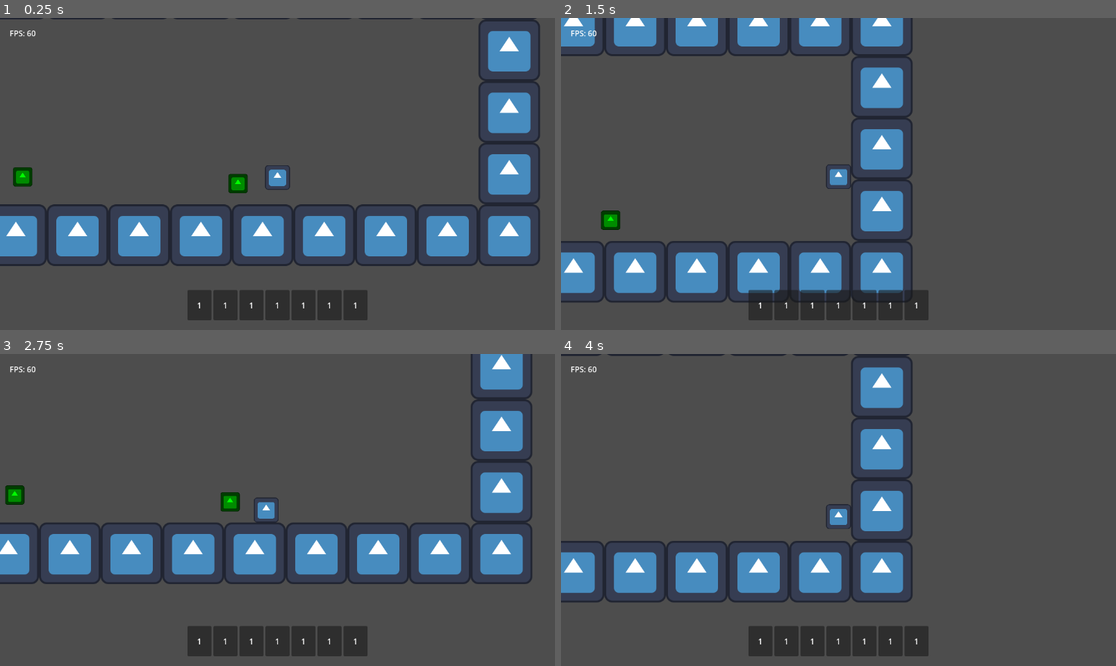
Above: before the commit, frames 1-4 (two rows, left to right).
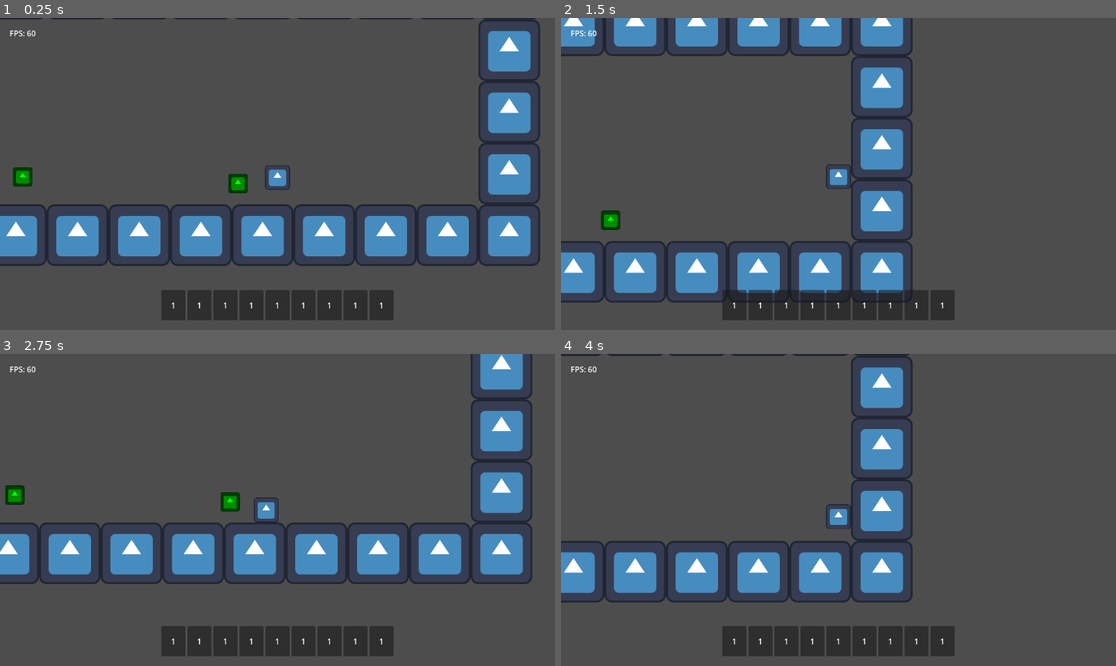
Above: after the commit, the same moments.

Repository: TheHumanMRP/RPG-Life-Tracker
Game: Godot game, scene res://Folders/Systems/Main/Scenes/main_scene.tscn
The game is run twice, just before and just after one commit, with the same random seed, the same clock (stepped at 60 frames per second) and the same inputs. The engine's default icon, where the game draws it, is replaced by a stand-in: a white triangle on a blue panel in a dark square.
Inputs:
- Up to frame 1 (0.25 s): no input
- Up to frame 2 (1.5 s): hold D (move_right) from 0.53 s (still down); tap Space (jump) at 0.77 s
- Up to frame 3 (2.75 s): tap Space (jump) at 1.52 s; release D (move_right) at 2.03 s; hold A (move_left) from 2.03 s (still down)
- Up to frame 4 (4 s): release A (move_left) at 2.78 s; hold D (move_right) from 2.78 s (still down); tap Space (jump) at 3.02, 3.77 s

The runs differ from the first frame. In frame 1, 0.8% of the frame differs, in the area x 29-71%, y 87-97%; in frame 2, 0.8%; in frame 3, 0.8%; in frame 4, 0.8%.
Error before the commit: Out of bounds get index '7' (on base: 'Array[int]') (res://Folders/Systems/Inventory_System/Scripts/inventory_hot_bar.gd:27)

Commit message:
Auto commit at 2026-07-02 02:26:35

Diff:
--- a/Folders/Systems/Inventory_System/Scripts/inventory_logic.gd
+++ b/Folders/Systems/Inventory_System/Scripts/inventory_logic.gd
@@ -1,27 +1,44 @@
 class_name InventoryLogicComponent
 extends Resource
 
-# -------------------------------------------------------------------
-# Inventory Data
-# -------------------------------------------------------------------
 
-@export var inventory_items: Array[ItemEntry] = []
-@export var hotbar_slots: Array[int] = [-1, -1, -1, -1 - 1 - 1, -1, -1, -1]
-@export var max_id: int = 0
+# ===================================================================
+# Constants
+# ===================================================================
 
 const EMPTY_HOTBAR_SLOT: int = -1
 
-# -------------------------------------------------------------------
+
+# ===================================================================
+# Inventory Data
+# ===================================================================
+
+@export var inventory_items: Array[ItemEntry] = []
+
+@export var hotbar_slots: Array[int] = [
+	-1, -1, -1, -1,
+	-1, -1, -1, -1,
+	-1
+]
+
+@export var max_id: int = 0
+
+
+# ===================================================================
 # Initialization
-# -------------------------------------------------------------------
+# ===================================================================
 
 func _init() -> void:
 	call_deferred("_setup")
 
+
 func _setup() -> void:
 	calculate_max_id()
 	reset_hotbar_slots()
+
+	# Temporary testing
 	testing_inventory()
+
 
 func testing_inventory() -> void:
 	print_all_items()
@@ -30,20 +47,19 @@
 	add_test_sword()
 	add_item_to_hotbar(0, 4)
 
+
 func reset_hotbar_slots() -> void:
 	hotbar_slots.clear()
 
-	var number_of_hotbar_slots: int = Global.number_of_hotbar_slots
-
-	while hotbar_slots.size() < number_of_hotbar_slots:
+	while hotbar_slots.size() < Global.number_of_hotbar_slots:
 		hotbar_slots.append(EMPTY_HOTBAR_SLOT)
 
 
-# -------------------------------------------------------------------
+# ===================================================================
 # ID Management
-# -------------------------------------------------------------------
+# ===================================================================
 
-## Finds the next available item ID based on existing inventory items.
+## Calculates the next available item ID.
 func calculate_max_id() -> void:
 	max_id = 0
 
@@ -52,73 +68,47 @@
 			max_id = item.item_id + 1
 
 
-func add_test_sword() -> void:
-	var test_item: Sword = Sword.new()
+# ===================================================================
+# Inventory Operations
+# ===================================================================
 
-	test_item.setup("Hello Brother", null)
+## Adds an item to the inventory.
+func add_item(new_item: ItemEntry) -> void:
+	new_item.item_id = max_id
 
-	var test_item_entry: ItemEntry = ItemEntry.new()
+	inventory_items.append(new_item)
 
-	test_item_entry.setup(test_item, test_item.base_durability, load("res://Folders/Assets/icon.svg"))
-
-	add_item(test_item_entry)
-
-
-# -------------------------------------------------------------------
-# Inventory Operations
-# -------------------------------------------------------------------
-
-func add_item_to_hotbar(item_id: int, slot: int) -> void:
-	if not check_if_slot_empty(slot):
-		push_error("Inventory Logic: Slot not empty to place item in: ", slot)
-		return
-
-	hotbar_slots[slot] = item_id
+	max_id += 1
 
 	SignalBus.inventory_changed.emit()
 
-## Adds a new item to the inventory and assigns it a unique ID.
-func add_item(new_item_entry: ItemEntry) -> void:
-	new_item_entry.item_id = max_id
 
-	inventory_items.append(new_item_entry)
+## Removes an item from the inventory.
+func remove_item(item_id: int) -> void:
+	for i in inventory_items.size():
+		if inventory_items[i].item_id != item_id:
+			continue
 
-	max_id += 1
+		inventory_items.pop_at(i)
+		SignalBus.inventory_changed.emit()
+		return
 
-	# Notify listeners that the inventory has changed.
+	push_error("InventoryLogic: Item not found: ", item_id)
+
+
+## Uses an item.
+func use_item(item_id: int, target) -> void:
+	var item := get_item_by_id(item_id)
+
+	if item == null:
+		return
+
+	item.use_item(target)
+
 	SignalBus.inventory_changed.emit()
 
 
-## Removes an item with the specified ID from the inventory.
-func remove_item(item_id: int) -> void:
-	for index in range(inventory_items.size()):
-		if inventory_items[index].item_id != item_id:
-			continue
-
-		inventory_items.pop_at(index)
-
-		# Notify listeners that the inventory has changed.
-		SignalBus.inventory_changed.emit()
-
-		return
-
-	push_error(
-		"InventoryLogic: Item with ID ",
-		item_id,
-		" was not found for removal."
-	)
-
-
-## Uses the item with the specified ID from the inventory
-func use_item(item_id: int, target) -> void:
-	for item in inventory_items:
-		if not item.item_id == item_id:
-			continue
-
-		item.use_item(target)
-
-		SignalBus.inventory_changed.emit()
-
+## Removes every item from the inventory.
 func clear_inventory() -> void:
 	inventory_items.clear()
 
@@ -128,22 +118,65 @@
 
 	SignalBus.inventory_changed.emit()
 
-func get_iten_by_id(item_id: int) -> ItemEntry:
+
+# ===================================================================
+# Hotbar Operations
+# ===================================================================
+
+## Places an item into a hotbar slot.
+func add_item_to_hotbar(item_id: int, slot: int) -> void:
+	if not check_if_slot_empty(slot):
+		push_error("InventoryLogic: Hotbar slot already occupied: ", slot)
+		return
+
+	hotbar_slots[slot] = item_id
+
+	SignalBus.inventory_changed.emit()
+
+
+## Returns true if the slot is empty.
+func check_if_slot_empty(slot: int) -> bool:
+	return hotbar_slots[slot] == EMPTY_HOTBAR_SLOT
+
+
+# ===================================================================
+# Getters
+# ===================================================================
+
+## Returns an item using its unique ID.
+func get_item_by_id(item_id: int) -> ItemEntry:
 	for item in inventory_items:
-		if not item.item_id == item_id:
-			continue
+		if item.item_id == item_id:
+			return item
 
-		return item
+	print("\nInventoryLogic Debug")
+	print("Inventory Size: ", inventory_items.size())
 
-	print("\nInventory Logic: Debug for item not found error: ", inventory_items.size())
-	push_error("Inventory Logic: Item not found with item_id: ", item_id, " Check the debug print for more detail.")
-	return
+	push_error(
+		"InventoryLogic: Item not found with ID ",
+		item_id
+	)
 
-func check_if_slot_empty(slot: int) -> bool:
-	if hotbar_slots[slot] == EMPTY_HOTBAR_SLOT:
-		return true
+	return null
 
-	return false
+
+# ===================================================================
+# Debug
+# ===================================================================
+
+func add_test_sword() -> void:
+	var sword := Sword.new()
+	sword.setup("Hello Brother", null)
+
+	var entry := ItemEntry.new()
+	entry.setup(
+		sword,
+		sword.base_durability,
+		load("res://Folders/Assets/icon.svg")
+	)
+
+	add_item(entry)
+
 
 func print_all_items() -> void:
 	for item in inventory_items:
